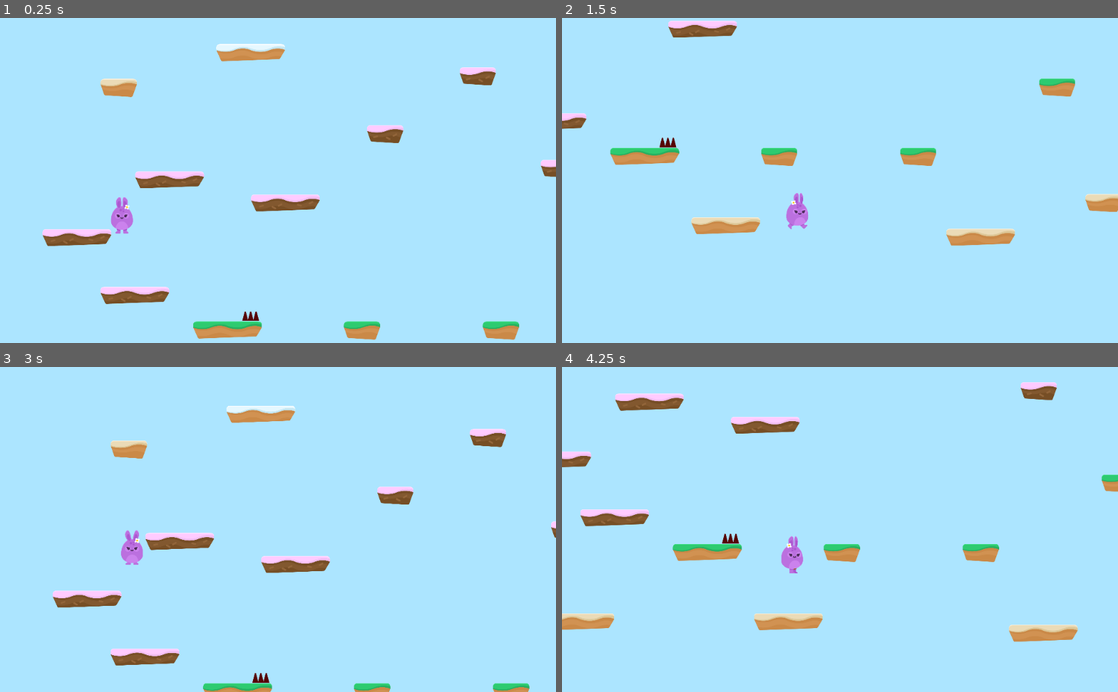
Above: before the commit, frames 1-4 (two rows, left to right).
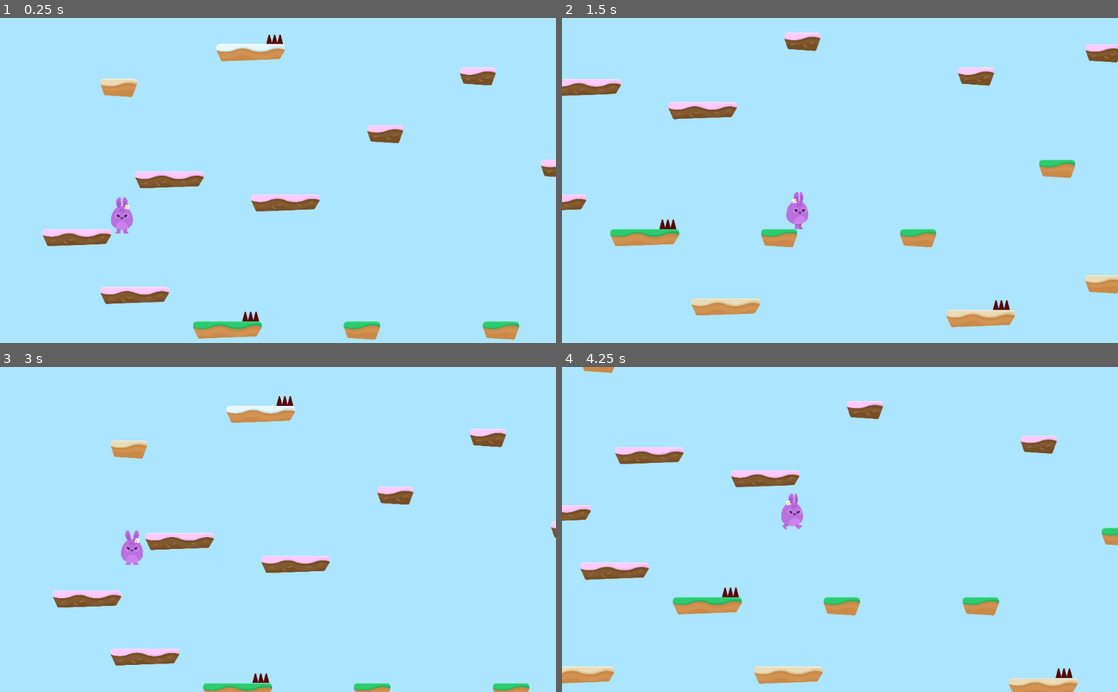
Above: after the commit, the same moments.

Repository: Eyeofthetgr/HoppyDays
Game: Godot game, scene res://Levels/Level1.tscn
Same seed, same stepped clock (60 frames per second), same inputs: the game is played once before the commit and once after it.
Inputs (mouse positions are in pixels of both pictures, inside the frame that each line leads up to):
- Up to frame 1 (0.25 s): no input
- Up to frame 2 (1.5 s): hold D (right) from 0.53 s (still down); tap W (jump) at 0.77 s
- Up to frame 3 (3 s): tap W (jump) at 1.52 s; release D (right) at 2.03 s; hold A (left) 2.03-2.75 s; click (183, 575) at 2.75 s
- Up to frame 4 (4.25 s): hold D (right) from 3.53 s (still down); tap W (jump) at 3.77 s

The runs differ from the first frame. In frame 1, less than 0.1% of the frame differs, in the area x 43-51%, y 5-94%; in frame 2, 9.5%; in frame 3, less than 0.1%; in frame 4, 12%, in the area x 0-100%, y 0-100%.

Commit message:
Making spike hazards

Diff:
--- a/Hazards/Hazards.gd
+++ b/Hazards/Hazards.gd
@@ -3,4 +3,5 @@
 
 
 func _on_SpikeTop_body_entered(body):
-	print("Hello Bunny!")
+	if body.has_method("hurt"):
+		body.hurt()
--- a/Levels/Level1.tscn
+++ b/Levels/Level1.tscn
@@ -19,4 +19,34 @@
 [node name="Hazards" type="Node" parent="."]
 
 [node name="SpikeTop" parent="Hazards" instance=ExtResource( 3 )]
-position = Vector2( 1150.19, 993.552 )
+position = Vector2( 1150.19, 995.423 )
+
+[node name="SpikeTop2" parent="Hazards" instance=ExtResource( 3 )]
+position = Vector2( 2993.05, 1442.95 )
+
+[node name="SpikeTop3" parent="Hazards" instance=ExtResource( 3 )]
+position = Vector2( 1282.73, -539.89 )
+
+[node name="SpikeTop4" parent="Hazards" instance=ExtResource( 3 )]
+position = Vector2( 3897.67, -475.666 )
+
+[node name="SpikeTop5" parent="Hazards" instance=ExtResource( 3 )]
+position = Vector2( 4852.32, 678.738 )
+
+[node name="SpikeTop6" parent="Hazards" instance=ExtResource( 3 )]
+position = Vector2( 6392.99, 1380.26 )
+
+[node name="SpikeTop7" parent="Hazards" instance=ExtResource( 3 )]
+position = Vector2( 8237.7, 1573.65 )
+
+[node name="SpikeTop8" parent="Hazards" instance=ExtResource( 3 )]
+position = Vector2( 9465.8, -347.757 )
+
+[node name="SpikeTop9" parent="Hazards" instance=ExtResource( 3 )]
+position = Vector2( 13812.1, 356.197 )
+
+[node name="SpikeTop10" parent="Hazards" instance=ExtResource( 3 )]
+position = Vector2( 17848, 870.3 )
+
+[node name="SpikeTop11" parent="Hazards" instance=ExtResource( 3 )]
+position = Vector2( 20168.6, 484.568 )
--- a/Player.gd
+++ b/Player.gd
@@ -7,6 +7,8 @@
 const UP = Vector2(0,-1)
 const JUMP_SPEED = 3500
 const WORLD_LIMIT = 4000
+
+var lives = 3
 
 signal animate
 
@@ -49,3 +51,12 @@
 
 func end_game():
 	get_tree().change_scene("res://Levels/GameOver.tscn")
+
+
+func hurt():
+	position.y -= 1
+	yield(get_tree(), "idle_frame")
+	motion.y -= JUMP_SPEED
+	lives -= 1
+	if lives < 0:
+		end_game()
